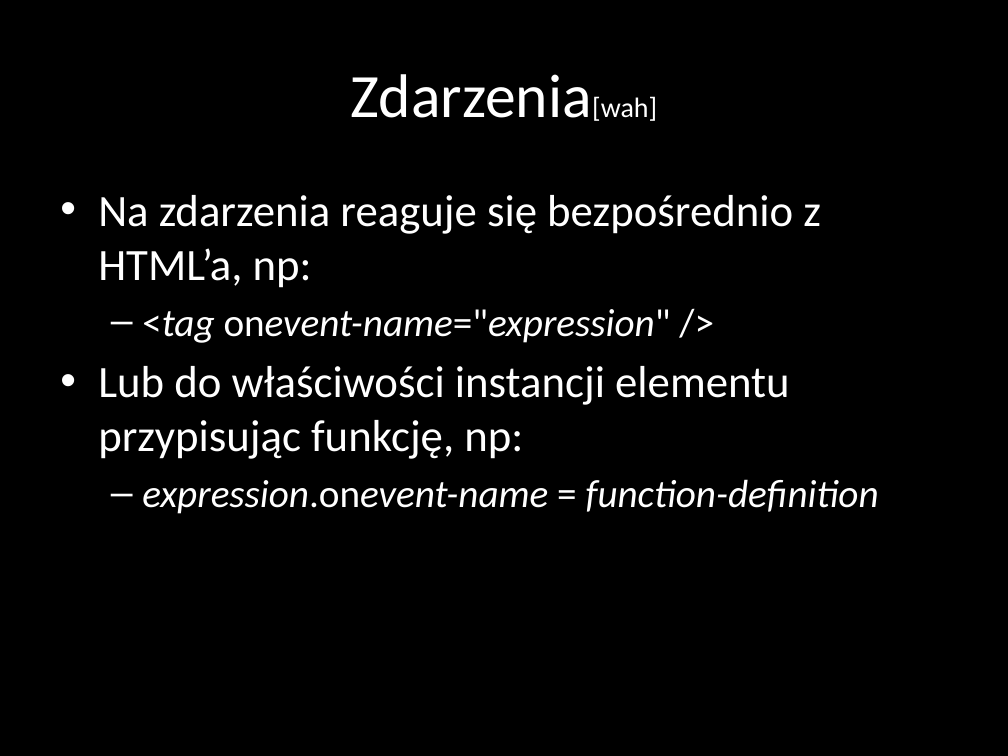
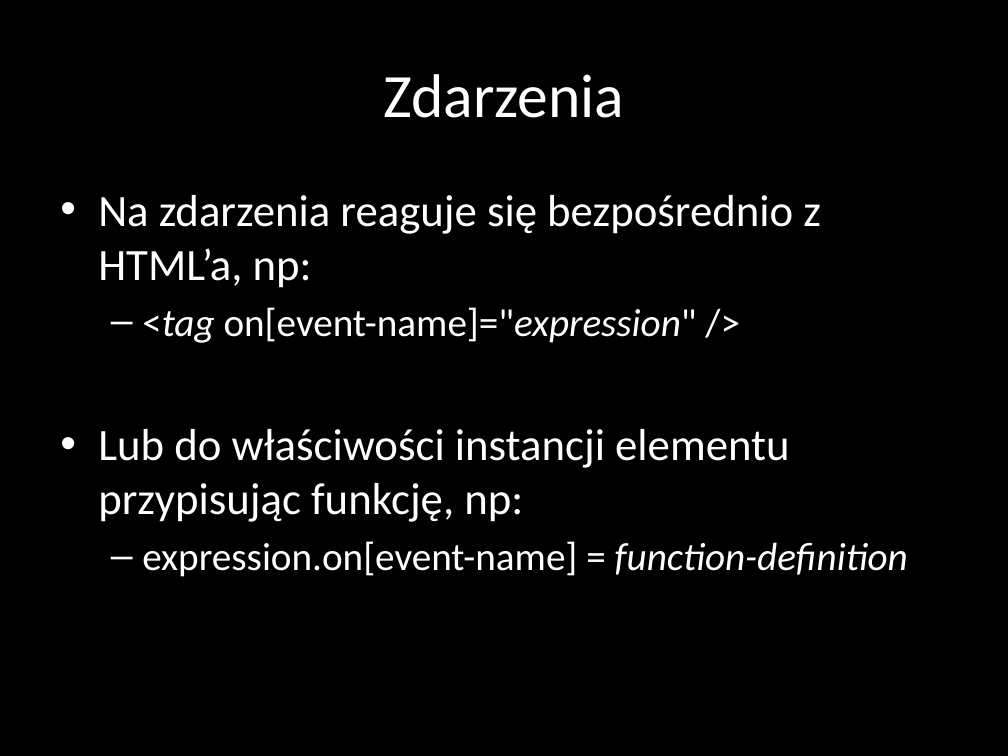
Before and after one commit to nabijaczleweli/UniwersytetDzieci-Google-2015-prezentacja, a slide deck: slide 19 of prezentacja/JavaScript.pptx (slide 18 before the commit). Drawn at 1008x756 pixels with LibreOffice and Linux fonts; fonts in the diff are those of the drawing. Boxes give left, top, right and bottom in pixels: in the first picture for what was removed or moved away, otherwise in the second. Text is boxed around its words. In the diff, an @@ line names an element or a change of style, - is before the commit and + after.

```diff
--- a/prezentacja/JavaScript.pptx
+++ b/prezentacja/JavaScript.pptx
@@ title at (x1=383, y1=74, x2=624, y2=118): text changed @@
-Zdarzenia[wah]
+Zdarzenia
@@ text at (x1=142, y1=307, x2=697, y2=343): text changed; italic off @@
-  – <tag onevent-name="expression" />
+  – <tag on[event-name]="expression" />
@@ text at (x1=142, y1=541, x2=908, y2=577): text changed; italic off @@
-  – expression.onevent-name = function-definition
+  – expression.on[event-name] = function-definition
```
Also in this commit, not shown: 8 other slides changed, 1 slide added, 6 other files.
